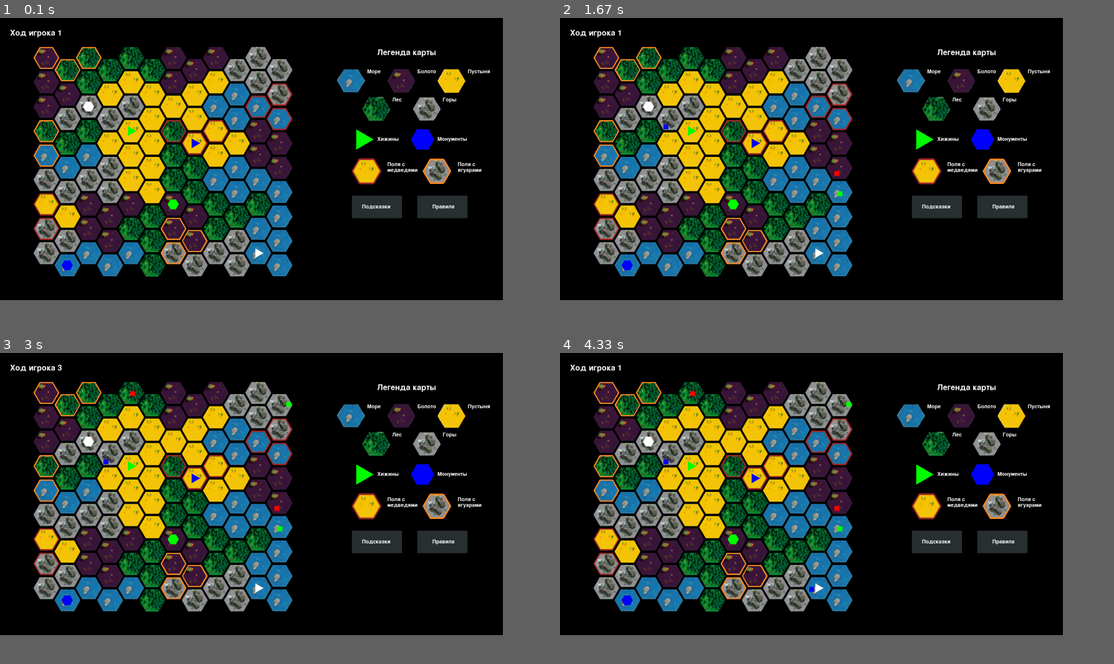
Above: before the commit, frames 1-4 (two rows, left to right).
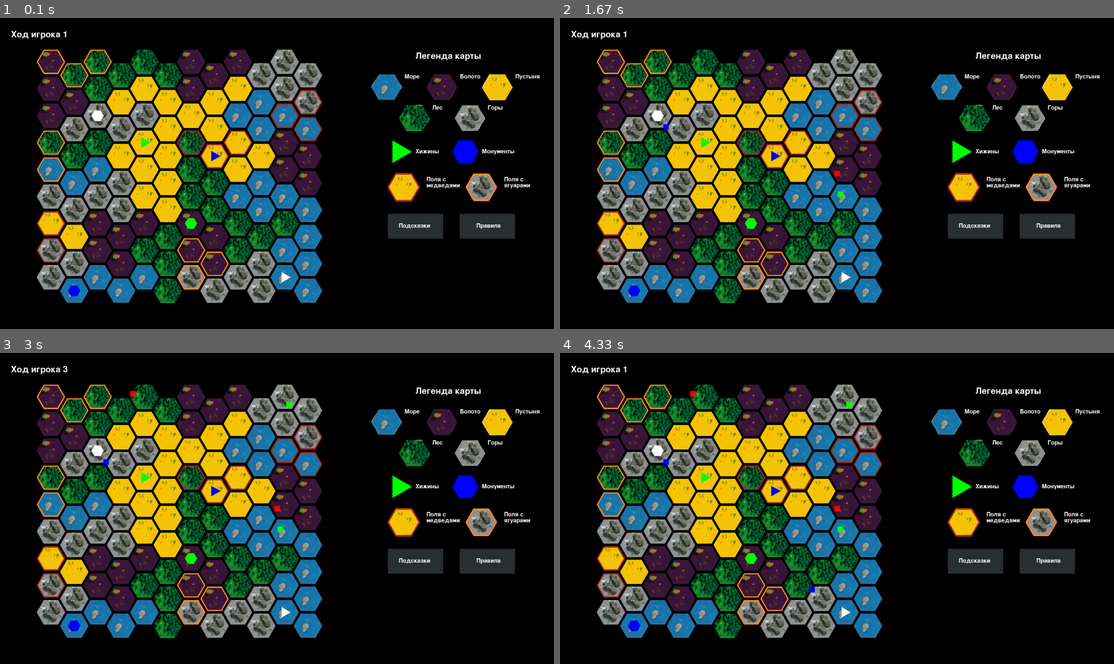
Above: after the commit, the same moments.

Repository: EkaterinaLotareva/Team_3_Programming_Projects_2025
Game: pygame game, started from main.py
Same seed, same stepped clock (60 frames per second), same inputs: the game is played once before the commit and once after it.
Inputs (mouse positions are in pixels of both pictures, inside the frame that each line leads up to):
- Up to frame 1 (0.1 s): no input
- Up to frame 2 (1.67 s): click (837, 173) at 0.38 s; click (842, 195) at 0.83 s; move the mouse to (665, 126) at 1.13 s; click (665, 126) at 1.33 s
- Up to frame 3 (3 s): click (132, 393) at 1.88 s; move the mouse to (288, 402) at 2.23 s; click (288, 402) at 2.47 s; move the mouse to (249, 589) at 2.83 s
- Up to frame 4 (4.33 s): click (809, 589) at 3.07 s
In our replay, the window is 817x459 before the commit and 900x506 after it. These sizes can differ from the game's own. Grey fills any space a smaller window leaves; there, only what the larger window draws over its background counts as a difference.

The runs differ from the first frame. In frame 1, 41% of the frame differs, in the area x 1-98%, y 3-92%; in frame 2, 41%; in frame 3, 41%; in frame 4, 41%.

Commit message:
Изменение экран

Diff:
--- a/config.py
+++ b/config.py
@@ -1,8 +1,10 @@
 import math
 import pygame
 ROWS, COLS = 9, 12
-WIDTH, HEIGHT = 1745, 981
 pygame.init()
+size_of_screen = pygame.display.get_desktop_sizes()[0]
+WIDTH = size_of_screen[0]
+HEIGHT = size_of_screen[1]
 hex_height = HEIGHT / (ROWS * 3/4 + 1/4)  #высота гекса
 hex_radius = hex_height/2   #радиус гекса
 hex_width = hex_radius * 2 / math.sqrt(3)  #ширина гекса
--- a/main.py
+++ b/main.py
@@ -6,6 +6,6 @@
 
 # config.text_hex
 # config.tesx_hints
-screen = pygame.display.set_mode((config.WIDTH, config.HEIGHT))
+screen = pygame.display.set_mode((config.WIDTH, config.HEIGHT), pygame.FULLSCREEN)
 g = game.Game(screen, base_of_fields.hex1, base_of_fields.hints1_3)
 g.run()
